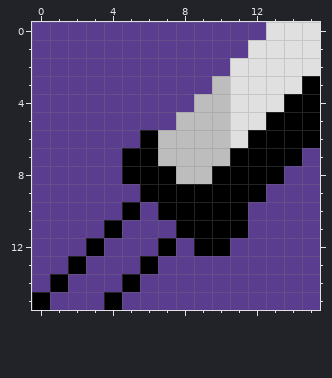
Two versions of one pixel-art file, Assets/Art/UI/Icons/Item Icons/Equipment/Weapons/Sword/Icon_Sword_Purple.aseprite. This is how it looked before the edit.
16x16 pixels, 1 frame.
After the commit:
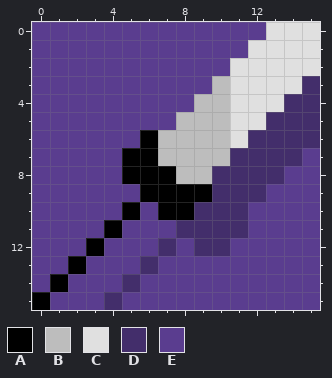
Palette (. is transparent): A #000000  B #bdbdbd  C #e0e0e0  D #432e6b  E #5a3d8f
Commit: Updated All Item Icons Adjusted Shadow Color
What changed:
@@ x 0..15 @@
  2 EEEEEEEEEEECCCCC
- 3 EEEEEEEEEEBCCCCA
- 4 EEEEEEEEEBBCCCAA
- 5 EEEEEEEEBBBCCAAA
- 6 EEEEEEABBBBCAAAA
- 7 EEEEEAABBBBAAAAE
- 8 EEEEEAAABBAAAAEE
- 9 EEEEEEAAAAAAAEEE
-10 EEEEEAEAAAAAEEEE
-11 EEEEAEEEAAAAEEEE
-12 EEEAEEEAEAAEEEEE
-13 EEAEEEAEEEEEEEEE
-14 EAEEEAEEEEEEEEEE
-15 AEEEAEEEEEEEEEEE
+ 3 EEEEEEEEEEBCCCCD
+ 4 EEEEEEEEEBBCCCDD
+ 5 EEEEEEEEBBBCCDDD
+ 6 EEEEEEABBBBCDDDD
+ 7 EEEEEAABBBBDDDDE
+ 8 EEEEEAAABBDDDDEE
+ 9 EEEEEEAAAADDDEEE
+10 EEEEEAEAADDDEEEE
+11 EEEEAEEEDDDDEEEE
+12 EEEAEEEDEDDEEEEE
+13 EEAEEEDEEEEEEEEE
+14 EAEEEDEEEEEEEEEE
+15 AEEEDEEEEEEEEEEE
Where, in picture pixels (left, top, right, bottom), the same in both pictures:
changed: (104, 76, 320, 310)
